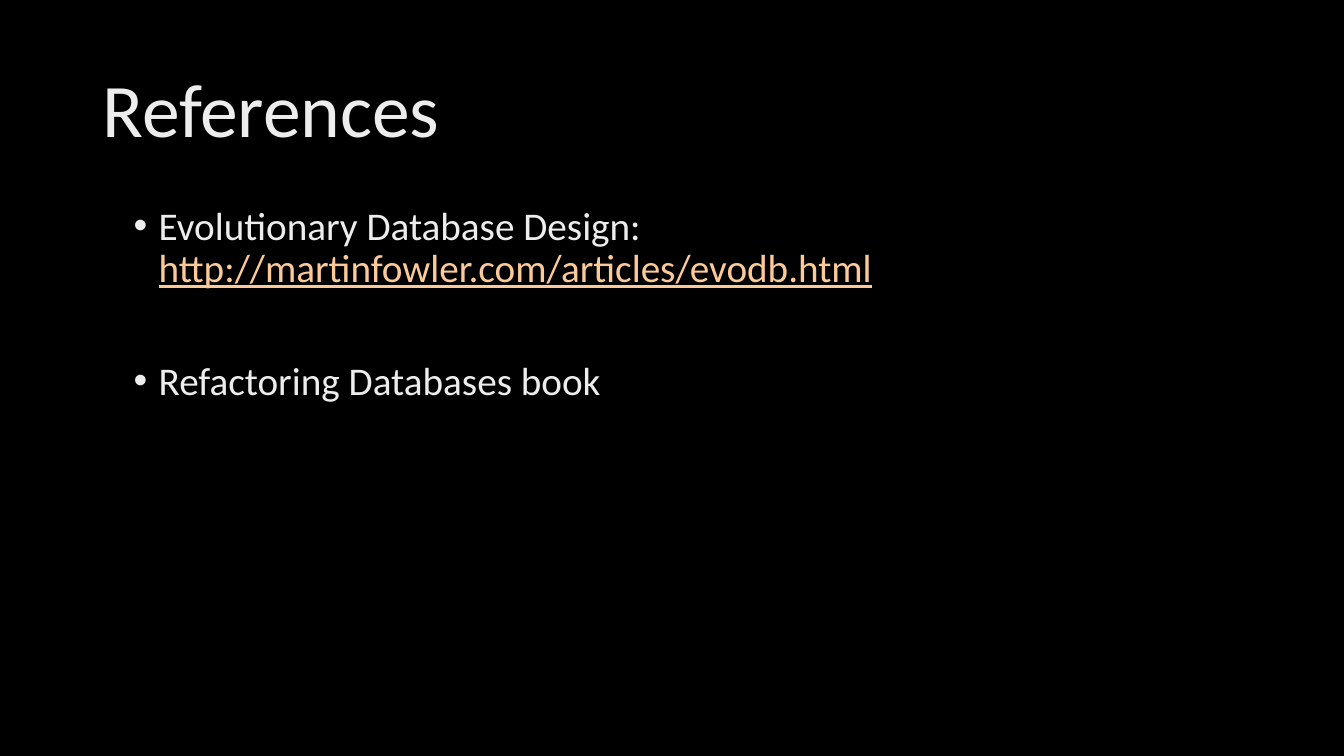
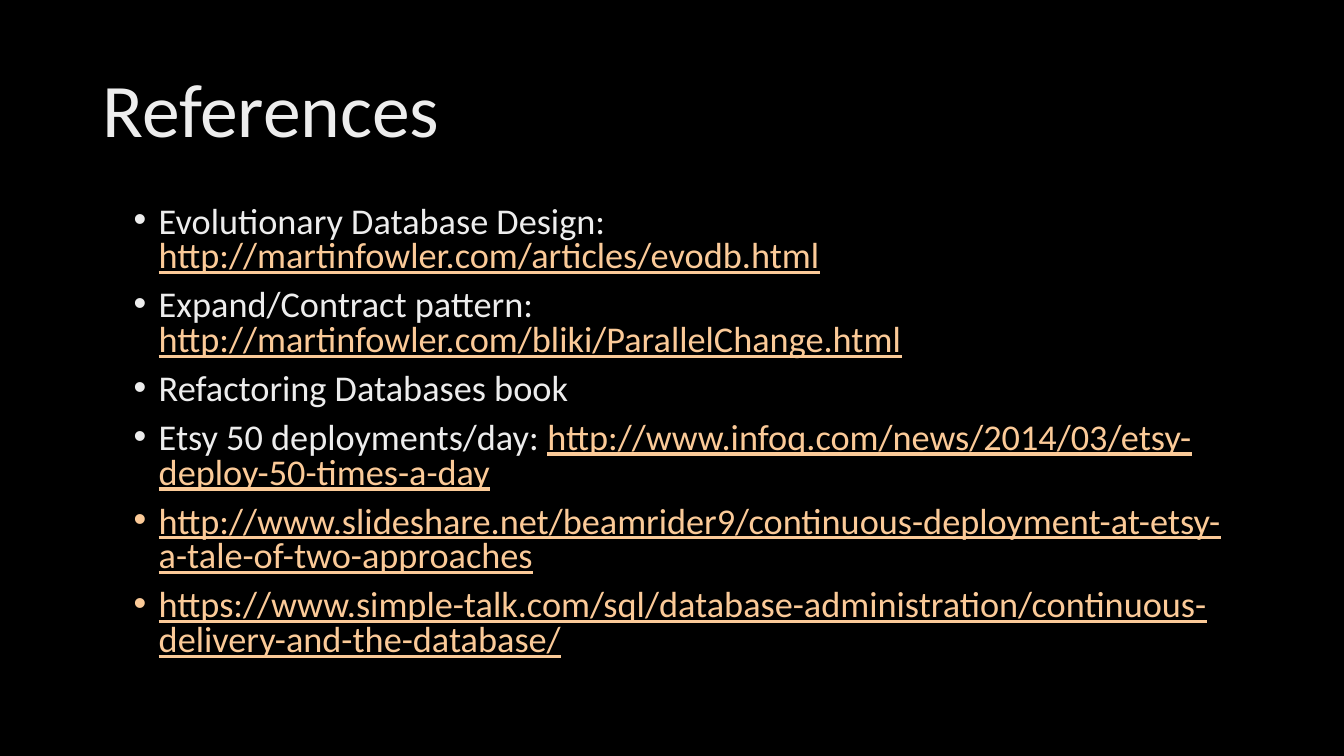
Before and after one commit to poedevop-fm/Database-Refactoring-Demo, a slide deck: slide 14 of Triggers & Refactoring.pptx (slide 5 before the commit). Drawn at 1344x756 pixels with LibreOffice and Linux fonts; fonts in the diff are those of the drawing; background and template pictures are left out. Boxes give left, top, right and bottom in pixels: in the first picture for what was removed or moved away, otherwise in the second. Text is boxed around its words. In the diff, an @@ line names an element or a change of style, - is before the commit and + after.

```diff
--- a/Triggers & Refactoring.pptx
+++ b/Triggers & Refactoring.pptx
@@ text at box(159, 208, 819, 408): size 28 to 25.9 pt in "Evolutionary Database Design: http://martinfowler.com/articl ...", "Refactoring Databases book"; line spacing 0.9 to 0.8 @@
@@ text at box(159, 291, 901, 359): paragraph added @@
+• Expand/Contract pattern: http://martinfowler.com/bliki/ParallelChange.html
@@ text at box(159, 424, 1221, 658): paragraphs added @@
+• Etsy 50 deployments/day: http://www.infoq.com/news/2014/03/etsy-deploy-50-times-a-day
+• http://www.slideshare.net/beamrider9/continuous-deployment-at-etsy-a-tale-of-two-approaches
+• https://www.simple-talk.com/sql/database-administration/continuous-delivery-and-the-database/
```
Also in this commit, not shown: 1 other slide changed, 9 slides added, 27 other files.
